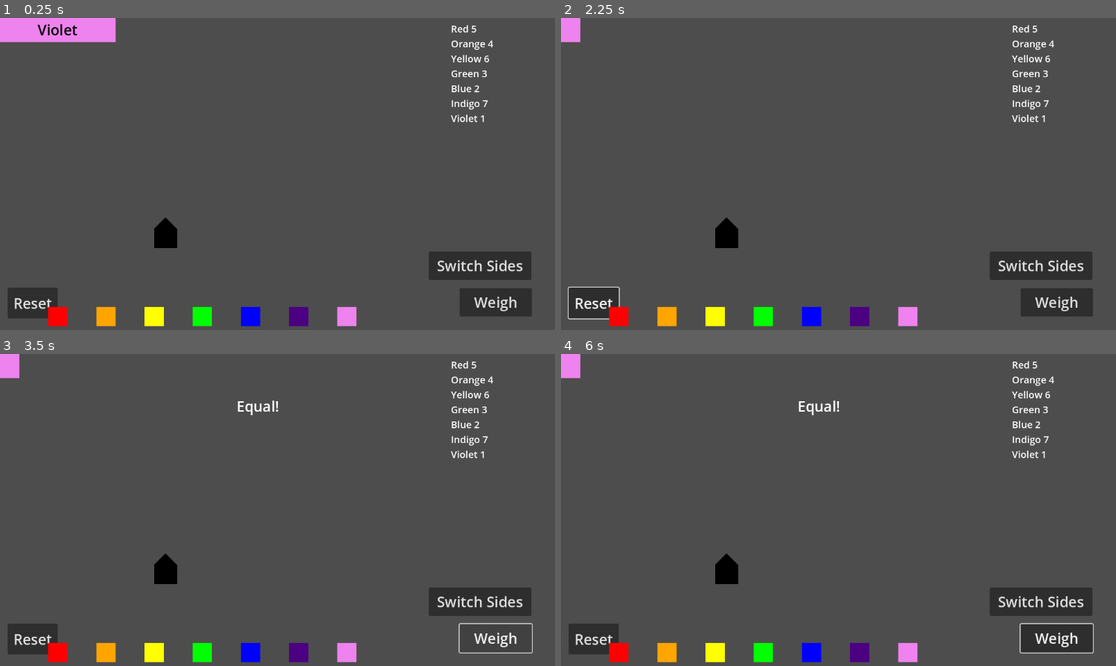
Above: before the commit, frames 1-4 (two rows, left to right).
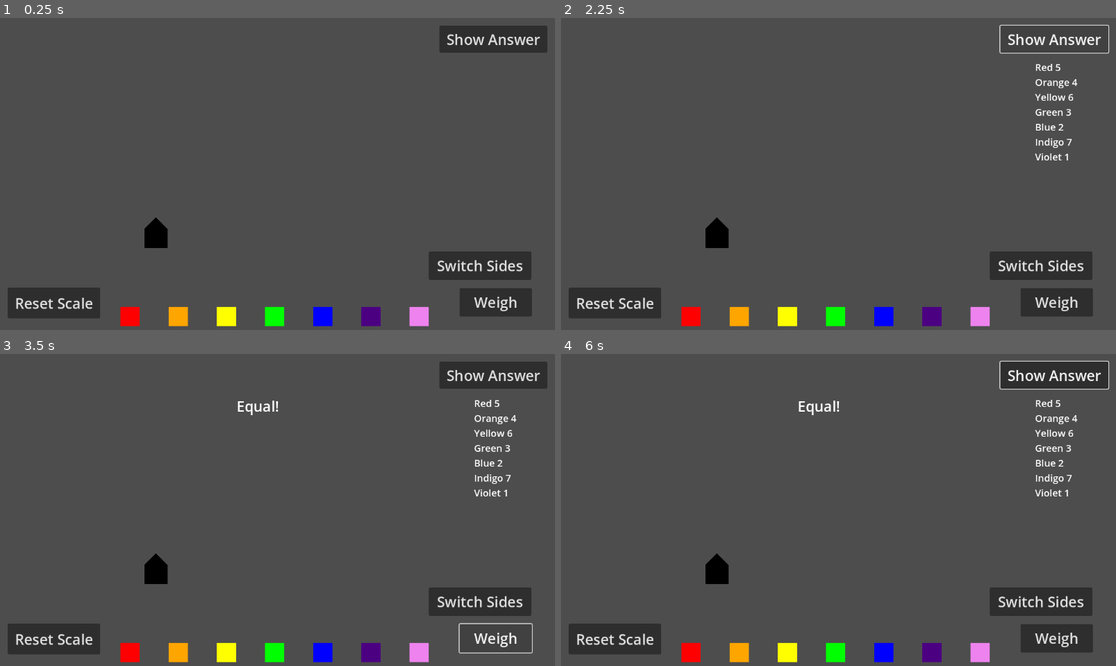
Above: after the commit, the same moments.

Repository: JadenValdez/Diamonds
Game: Godot game, scene res://Diamonds.tscn
Two runs of this game, one before a commit and one after it. Both use one fixed random seed, a clock stepped at 60 frames per second and the inputs below.
Inputs (mouse positions are in pixels of both pictures, inside the frame that each line leads up to):
- Up to frame 1 (0.25 s): no input
- Up to frame 2 (2.25 s): click "Weigh" at 0.5 s; click "Reset" (after the commit: "Reset Scale") at 1.25 s; click (1054, 39) at 2 s, where only the run after the commit has a clickable "Show Answer"
- Up to frame 3 (3.5 s): click "Weigh" at 2.75 s
- Up to frame 4 (6 s): click (1054, 375) at 3.5 s, where only the run after the commit has a clickable "Show Answer"; click "Weigh" at 4.25 s; click (1054, 375) at 5 s, where only the run after the commit has a clickable "Show Answer"; tap Enter at 5.75 s; move the mouse to (960, 494) at 5.77 s; click (960, 494) at 5.92 s

The runs differ from the first frame. In frame 1, 7.8% of the frame differs, in the area x 0-99%, y 0-99%; in frame 2, 6.0%; in frame 3, 7.0%; in frame 4, 7.3%.

Commit message:
Finished Project
Cleaned up project, added some buttons for single-player play, added comments documenting code.

Diff:
--- a/Blocks.tscn
+++ b/Blocks.tscn
@@ -8,6 +8,7 @@
 [node name="ColorRect" type="ColorRect" parent="."]
 offset_right = 240.0
 offset_bottom = 50.0
+metadata/_edit_use_anchors_ = true
 
 [node name="Label" type="Label" parent="."]
 offset_right = 239.0
@@ -17,3 +18,4 @@
 text = "Color"
 horizontal_alignment = 1
 vertical_alignment = 1
+metadata/_edit_use_anchors_ = true
--- a/Diamonds.gd
+++ b/Diamonds.gd
@@ -28,13 +28,14 @@
 
 var LeftScale = {}
 var RightScale = {}
-@onready var polygon_2d: Polygon2D = $Polygon2D
+
+@onready var pointer: Polygon2D = $Pointer
 
 var current_side = "Left"
 var rng = RandomNumberGenerator.new()
 var Weights = [1, 2, 3, 4, 5, 6, 7, 8]
 var result: int
-var location = Vector2(100, 600)
+var location = Vector2(250, 600)
 const BLOCKS = preload("res://Blocks.tscn")
 const BUTTON = preload("res://Button.tscn")
 var left_location = Vector2(200, 300)
@@ -51,19 +52,24 @@
 
 func set_up() -> void:
 	for block in Colors:
+		#makes a block for each color
 		var instance = BLOCKS.instantiate()
 		instance.BlockName = block
 		instance.BlockColor = Colors[block]
 
+		#assigns each block a random weight, without using a weight corresponding to a previous block
 		result = rng.randi_range(0, Weights.size()-1)
 		instance.BlockWeight = Weights[result]
 		ColorsWeights[block] = Weights[result]
+		#adds color-weight combo to answer key
 		answer.text += block + " " + str(Weights[result]) + "
 		"
 		Weights.erase(Weights[result])
 
+		instance.position = Vector2(-300, -100)
 		add_child(instance)
 
+		#makes a button corresponding to each color
 		var instance2 = BUTTON.instantiate()
 		instance2.ColorName = block
 		instance2.position = location
@@ -71,6 +77,8 @@
 		location += Vector2(100, 0)
 		add_child(instance2)
 
+
+#creates a label for which weigh corresponds to what color (originally made for 2 player mode)
 func set_labels() -> void:
 	for colour in ColorsWeights:
 		match ColorsWeights[colour]:
@@ -91,6 +99,7 @@
 			8:
 				_8.text = colour + " 8"
 
+#encrypts the answer so it can be checked against without actually revealing it (originally made for 2 player mode)
 func set_answers() -> void:
 	for colour in ColorsWeights:
 		match colour:
@@ -121,6 +130,7 @@
 
 	" + str(encrypt_result))
 
+#puts the colored block on the selected side when the corresponding button is pressed
 func _select_color(color_name) -> void:
 	if current_side == "Left":
 		if LeftScale.has(color_name):
@@ -136,6 +146,7 @@
 		SignalBus.move_block.emit(color_name, right_location)
 		right_location -= Vector2(0, 50)
 
+#weighs both sides against each other, then displays the result
 func _on_button_pressed() -> void:
 	left_weight = 0
 	right_weight = 0
@@ -157,15 +168,16 @@
 	else:
 		equal.show()
 
+#changes the selected side
 func _on_button_2_pressed() -> void:
 	if current_side == "Left":
 		current_side = "Right"
-		polygon_2d.position = Vector2(800, 350)
+		pointer.position = Vector2(800, 350)
 	else:
 		current_side = "Left"
-		polygon_2d.position = Vector2(300, 350)
+		pointer.position = Vector2(300, 350)
 
-
+#resets the weighing process
 func _on_button_3_pressed() -> void:
 	equal.hide()
 	left_location = Vector2(200, 300)
@@ -173,4 +185,8 @@
 	LeftScale = {}
 	RightScale = {}
 	for block in Colors:
-		SignalBus.move_block.emit(block, Vector2(-200, 0))
+		SignalBus.move_block.emit(block, Vector2(-300, -100))
+
+#shows the answer
+func _on_show_answer_pressed() -> void:
+	answer.show()
--- a/Diamonds.tscn
+++ b/Diamonds.tscn
@@ -5,7 +5,7 @@
 [node name="Node3D" type="Node2D"]
 script = ExtResource("1_x71or")
 
-[node name="Button" type="Button" parent="."]
+[node name="Weigh" type="Button" parent="."]
 offset_left = 954.0
 offset_top = 561.0
 offset_right = 1104.0
@@ -13,7 +13,7 @@
 theme_override_font_sizes/font_size = 30
 text = "Weigh"
 
-[node name="Button2" type="Button" parent="."]
+[node name="SwitchSide" type="Button" parent="."]
 offset_left = 890.0
 offset_top = 485.0
 offset_right = 1103.0
@@ -21,18 +21,26 @@
 theme_override_font_sizes/font_size = 30
 text = "Switch Sides"
 
-[node name="Polygon2D" type="Polygon2D" parent="."]
-position = Vector2(320, 350)
+[node name="Reset Scale" type="Button" parent="."]
+offset_left = 16.0
+offset_top = 560.0
+offset_right = 208.0
+offset_bottom = 624.0
+theme_override_font_sizes/font_size = 30
+text = "Reset Scale"
+
+[node name="Show Answer" type="Button" parent="."]
+offset_left = 912.0
+offset_top = 16.0
+offset_right = 1136.0
+offset_bottom = 72.0
+theme_override_font_sizes/font_size = 30
+text = "Show Answer"
+
+[node name="Pointer" type="Polygon2D" parent="."]
+position = Vector2(300, 350)
 color = Color(0, 0, 0, 1)
 polygon = PackedVector2Array(0, 128, 0, 88, 24, 64, 48, 88, 48, 128)
-
-[node name="Button3" type="Button" parent="."]
-offset_left = 16.0
-offset_top = 560.0
-offset_right = 120.0
-offset_bottom = 624.0
-theme_override_font_sizes/font_size = 30
-text = "Reset"
 
 [node name="Equal" type="Label" parent="."]
 visible = false
@@ -46,85 +54,87 @@
 vertical_alignment = 1
 
 [node name="Answer" type="Label" parent="."]
-offset_left = 936.0
-offset_top = 8.0
-offset_right = 1128.0
-offset_bottom = 320.0
+visible = false
+offset_left = 984.0
+offset_top = 88.0
+offset_right = 1120.0
+offset_bottom = 400.0
 theme_override_font_sizes/font_size = 20
 
 [node name="1" type="Label" parent="."]
 visible = false
-offset_left = 928.0
-offset_top = 24.0
-offset_right = 982.0
-offset_bottom = 52.0
+offset_left = 16.0
+offset_top = 16.0
+offset_right = 85.0
+offset_bottom = 44.0
 theme_override_font_sizes/font_size = 20
 text = "None 1"
 
 [node name="2" type="Label" parent="."]
 visible = false
-offset_left = 928.0
-offset_top = 56.0
-offset_right = 1016.0
-offset_bottom = 84.0
+offset_left = 16.0
+offset_top = 48.0
+offset_right = 104.0
+offset_bottom = 76.0
 theme_override_font_sizes/font_size = 20
 text = "None 2"
 
 [node name="3" type="Label" parent="."]
 visible = false
-offset_left = 928.0
-offset_top = 88.0
-offset_right = 1008.0
-offset_bottom = 116.0
+offset_left = 16.0
+offset_top = 80.0
+offset_right = 96.0
+offset_bottom = 108.0
 theme_override_font_sizes/font_size = 20
 text = "None 3"
 
 [node name="4" type="Label" parent="."]
 visible = false
-offset_left = 928.0
-offset_top = 120.0
-offset_right = 1004.0
-offset_bottom = 148.0
+offset_left = 16.0
+offset_top = 112.0
+offset_right = 92.0
+offset_bottom = 140.0
 theme_override_font_sizes/font_size = 20
 text = "None 4"
 
 [node name="5" type="Label" parent="."]
 visible = false
-offset_left = 928.0
-offset_top = 152.0
-offset_right = 988.0
-offset_bottom = 180.0
+offset_left = 16.0
+offset_top = 144.0
+offset_right = 85.0
+offset_bottom = 172.0
 theme_override_font_sizes/font_size = 20
 text = "None 5"
 
 [node name="6" type="Label" parent="."]
 visible = false
-offset_left = 928.0
-offset_top = 184.0
-offset_right = 1005.0
-offset_bottom = 212.0
+offset_left = 16.0
+offset_top = 176.0
+offset_right = 93.0
+offset_bottom = 204.0
 theme_override_font_sizes/font_size = 20
 text = "None 6"
 
 [node name="7" type="Label" parent="."]
 visible = false
-offset_left = 928.0
-offset_top = 216.0
-offset_right = 1000.0
-offset_bottom = 244.0
+offset_left = 16.0
+offset_top = 208.0
+offset_right = 88.0
+offset_bottom = 236.0
 theme_override_font_sizes/font_size = 20
 text = "None 7"
 
 [node name="8" type="Label" parent="."]
 visible = false
-offset_left = 928.0
-offset_top = 248.0
-offset_right = 982.0
-offset_bottom = 276.0
+offset_left = 16.0
+offset_top = 240.0
+offset_right = 85.0
+offset_bottom = 268.0
 theme_override_font_sizes/font_size = 20
 text = "None 8
 "
 
-[connection signal="pressed" from="Button" to="." method="_on_button_pressed"]
-[connection signal="pressed" from="Button2" to="." method="_on_button_2_pressed"]
-[connection signal="pressed" from="Button3" to="." method="_on_button_3_pressed"]
+[connection signal="pressed" from="Weigh" to="." method="_on_button_pressed"]
+[connection signal="pressed" from="SwitchSide" to="." method="_on_button_2_pressed"]
+[connection signal="pressed" from="Reset Scale" to="." method="_on_button_3_pressed"]
+[connection signal="pressed" from="Show Answer" to="." method="_on_show_answer_pressed"]
--- a/blocks.gd
+++ b/blocks.gd
@@ -16,14 +16,17 @@
 	SignalBus.heavier.connect(_heavier)
 	SignalBus.lighter.connect(_lighter)
 
+#moves the block to the selected position
 func _move_block(color_name, block_position) -> void:
 	if color_name == BlockName:
-		position =  block_position
+		position = block_position
 
+#if on the heavier side, moves down
 func _heavier(color_name) -> void:
 	if color_name == BlockName:
 		position += Vector2(0, 100)
 
+#if on the lighter side, moves up
 func _lighter(color_name) -> void:
 	if color_name == BlockName:
 		position -= Vector2(0, 100)
--- a/button.gd
+++ b/button.gd
@@ -2,10 +2,12 @@
 @onready var color_rect: ColorRect = $ColorRect
 var ColorName: String
 var ColorColor: Color
-# Called when the node enters the scene tree for the first time.
+
+
 func _ready() -> void:
 	color_rect.modulate = ColorColor
 
+#when a colored button is pressed, moves the corresponding block to the selected position
 func _on_control_gui_input(event: InputEvent) -> void:
 	if event is InputEventMouseButton and event.pressed:
 		match event.button_index:
--- a/project.godot
+++ b/project.godot
@@ -19,6 +19,10 @@
 
 SignalBus="*res://SignalBus.gd"
 
+[debug]
+
+gdscript/warnings/unused_signal=0
+
 [rendering]
 
 renderer/rendering_method="gl_compatibility"
